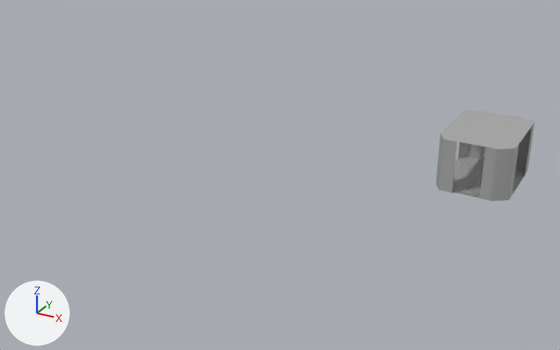
Two versions of the FBX model Spelprojekt2/Assets/Meshes/WIP_Assets/ConstructionTest/Building_Fencelayer_WIP2.fbx, one commit apart.
Rendered twice from a camera (50 mm lens) standing at (0.926, -3.245, 1.22) and looking at (-0.31, -0.999, 0.097). The lights are fixed; the arrows at lower left show +X, +Y and +Z. The older version comes first. Where no turn or scale is listed for an object, it has been applied to the vertices.
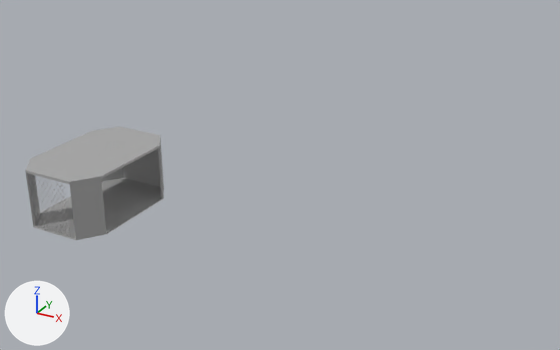
Commit message: building layer test igen

Location of each change, (x1, y1, x2, y2) in pixels of the pictures (560 x 350 px; the box of a moved part takes in the faces that stretch with it):
'pPlane11', reshaped, moved: before (436, 110, 534, 201); after (25, 126, 164, 240)
part 1 of me_mesh, moved or reshaped: before (476, 146, 484, 195); after (54, 179, 64, 233)
part 2 of me_mesh, moved or reshaped: before (474, 149, 482, 194); after (52, 182, 63, 234)
part 3 of me_mesh, moved or reshaped: before (470, 146, 480, 194); after (48, 179, 60, 232)
part 4 of me_mesh, moved or reshaped: before (467, 145, 475, 192); after (46, 178, 56, 231)
part 5 of me_mesh, moved or reshaped: before (462, 144, 470, 192); after (42, 177, 52, 229)
part 6 of me_mesh, moved or reshaped: before (465, 148, 472, 194); after (44, 179, 54, 230)
part 7 of me_mesh, moved or reshaped: before (457, 144, 465, 190); after (38, 176, 47, 223)
part 8 of me_mesh, moved or reshaped: before (460, 147, 467, 193); after (40, 178, 50, 227)
part 9 of me_mesh, moved or reshaped: before (453, 143, 460, 189); after (35, 176, 44, 225)
part 10 of me_mesh, moved or reshaped: before (455, 146, 462, 192); after (37, 179, 47, 228)
part 11 of me_mesh, rebuilt (41% wider, 25% taller): before (436, 110, 534, 201); after (25, 126, 164, 240)

The change in detail:
me_mesh is used by ob_pplane11; location (0.294, -0.496, 0.119).
me_mesh had 61879 vertices, 61552 faces and spanned x -0.137..0.137, y -0.186..0.186, z -0.103..0.103.
me_mesh now has 61792 vertices, 61485 faces and spans x -0.152..0.152, y -0.236..0.236, z -0.104..0.104.
me_mesh part 1: the loose piece of 3860 vertices spanning x 0.027..0.04, y -0.184..-0.177, z -0.091..0.102 is moved by (0.003, -0.052, -0.001).
me_mesh part 2: the loose piece of 3860 vertices spanning x 0.017..0.03, y -0.183..-0.177, z -0.103..0.09 is moved by (0.003, -0.052, -0.001).
me_mesh part 3: the loose piece of 7704 vertices spanning x -0.001..0.021, y -0.183..-0.176, z -0.103..0.1 is moved by (0.003, -0.052, -0.001).
me_mesh part 4: the loose piece of 3860 vertices spanning x -0.01..0.003, y -0.183..-0.176, z -0.093..0.1 is moved by (0.003, -0.052, -0.001).
me_mesh part 5: the loose piece of 3860 vertices spanning x -0.027..-0.014, y -0.183..-0.176, z -0.093..0.1 is moved by (0.003, -0.052, -0.001).
me_mesh part 6: the loose piece of 3860 vertices spanning x -0.018..-0.005, y -0.183..-0.176, z -0.103..0.09 is moved by (0.003, -0.052, -0.001).
me_mesh part 7: the loose piece of 3860 vertices spanning x -0.045..-0.032, y -0.183..-0.176, z -0.093..0.1 is moved by (0.003, -0.052, -0.001).
me_mesh part 8: the loose piece of 3860 vertices spanning x -0.036..-0.023, y -0.183..-0.176, z -0.103..0.09 is moved by (0.003, -0.052, -0.001).
me_mesh part 9: the loose piece of 3860 vertices spanning x -0.063..-0.049, y -0.182..-0.175, z -0.093..0.1 is moved by (0.003, -0.052, -0.001).
me_mesh part 10: the loose piece of 3860 vertices spanning x -0.054..-0.041, y -0.183..-0.176, z -0.103..0.09 is moved by (0.003, -0.052, -0.001).
me_mesh part 11: the loose piece of 135 vertices spanning x -0.137..0.137, y -0.186..0.186, z -0.099..0.101 is rebuilt with 48 vertices and now spans x -0.152..0.152, y -0.234..0.236, z -0.103..0.104.
Other edits to the shape of me_mesh do not show in these pictures.
Object 'pPlane11' (ob_pplane11) moves from (0.294, -0.496, 0.119) to (-0.815, -1.383, 0.12).
